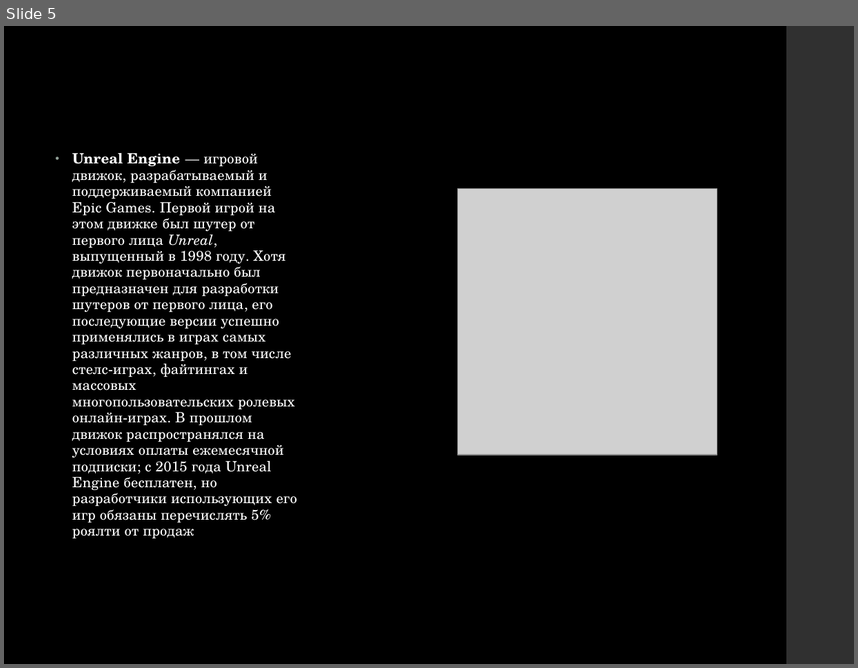
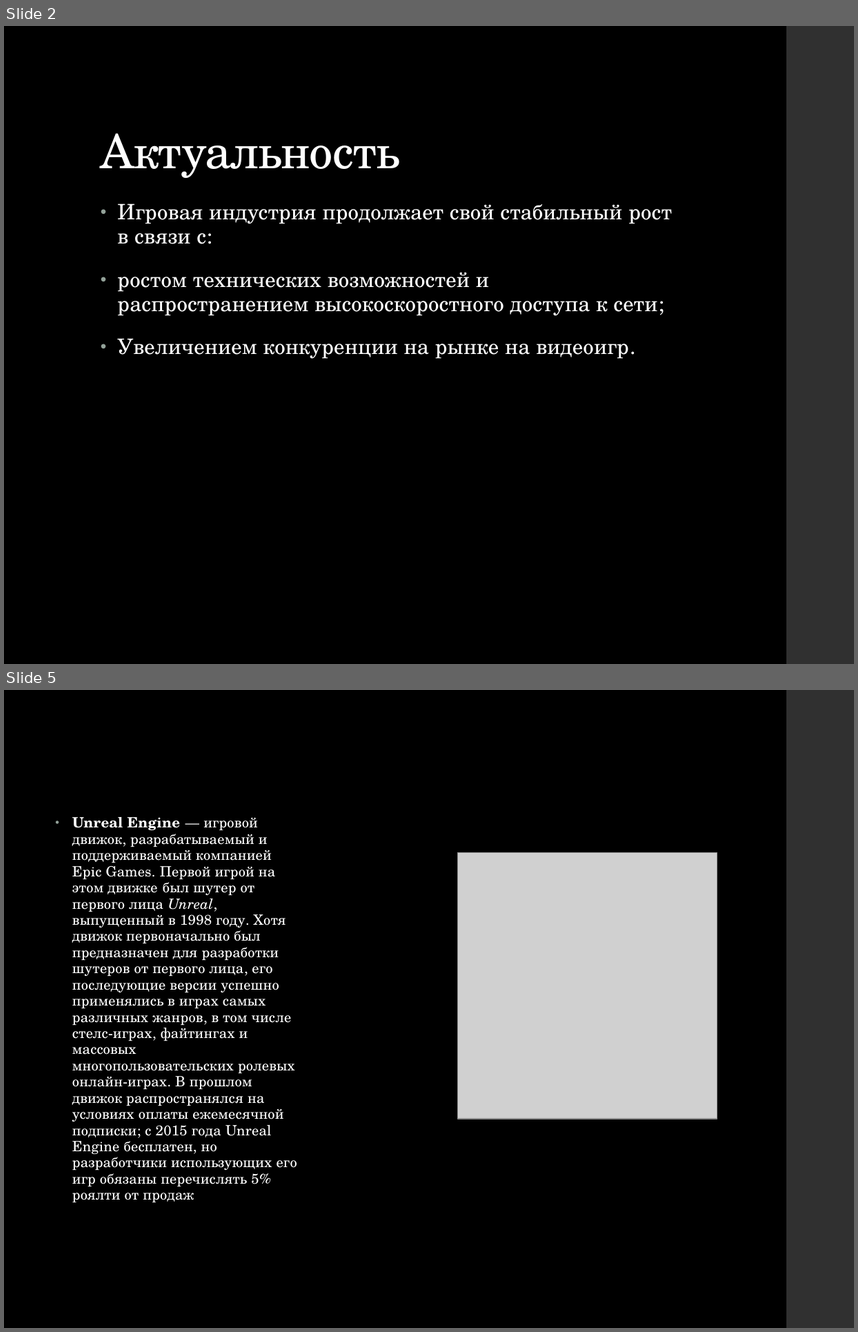
Before and after one commit to Kexfff/SchoolProjectGame, a slide deck: Presentation 4.3.pptx. Shown one above the other, each under a label of ours: slide 5 before the commit, slides 2 and 5 after it; the slides between them are not shown. The pictures are 858x668 and 858x1332 pixels, drawn with LibreOffice and Linux fonts; fonts in the diff are those of the drawing; grey boxes stand for pictures. Boxes give left, top, right and bottom in pixels: in the first picture for what was removed or moved away, otherwise in the second. Text is boxed around its words. In the diff, an @@ line names an element or a change of style, - is before the commit and + after.

```diff
--- a/Presentation 4.3.pptx
+++ b/Presentation 4.3.pptx
@@ slide 2 added at (x1=4, y1=26, x2=854, y2=664), background #000000; not listed: 1 template element that a slide beside it also shows @@
@@ title added at (x1=101, y1=133, x2=399, y2=178), 40 pt, text #FFFFFF @@
+Актуальность
@@ text added at (x1=117, y1=203, x2=672, y2=359), 18 pt, text #FFFFFF @@
+• Игровая индустрия продолжает свой стабильный рост в связи с:
+• ростом технических возможностей и распространением высокоскоростного доступа к сети;
+• Увеличением конкуренции на рынке на видеоигр.
```
Also in this commit, not shown: 4 slides changed, 1 slide removed.
